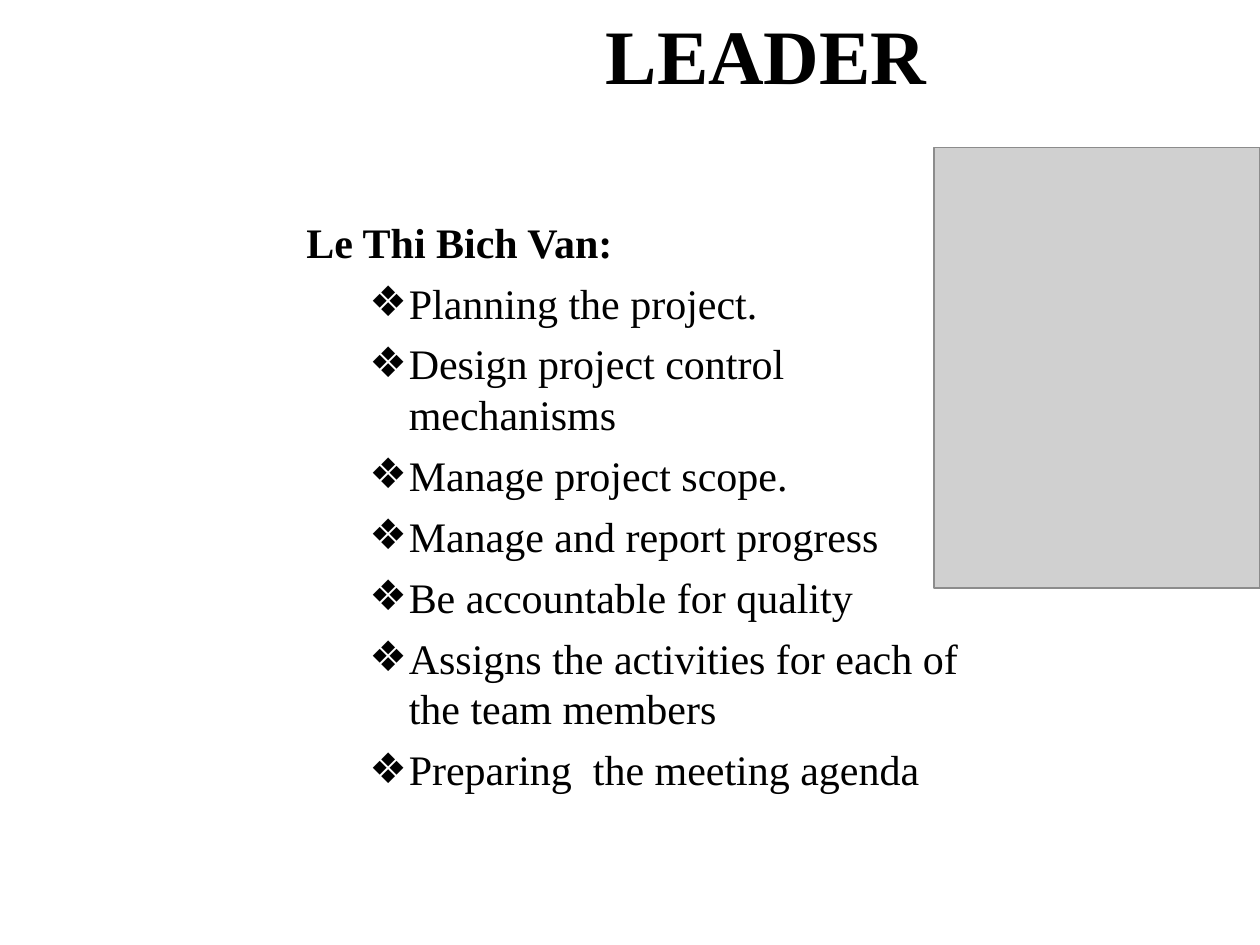
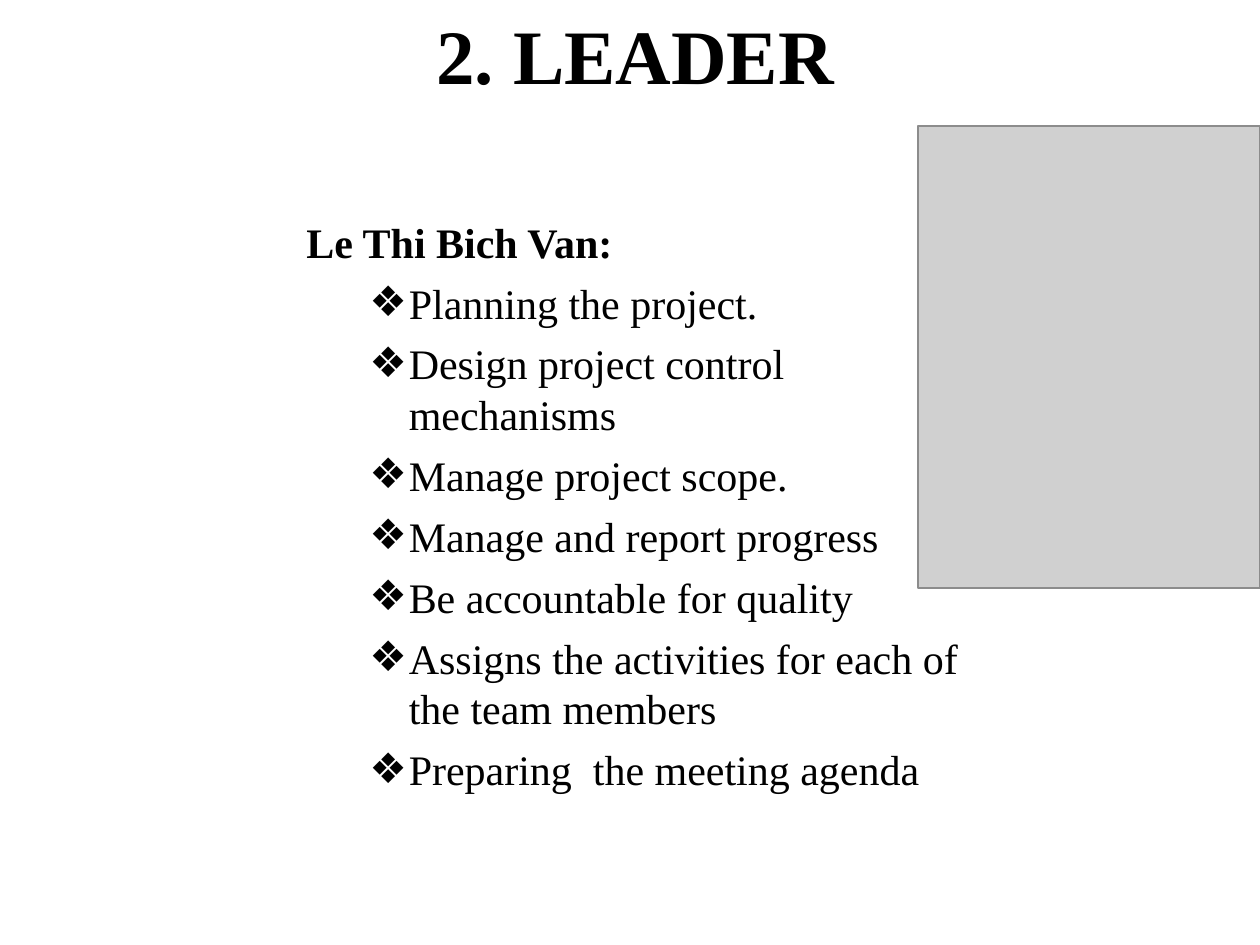
Before and after one commit to T138384/vlu-k15t1-team11, a slide deck: slide 8 of SMA - Software Measurement & Analysis/Asignment-01/K15T1-Team11-Team Assignment1/K15T1-Team11-Team Assignment1.ppt. Drawn at 1260x945 pixels with LibreOffice and Linux fonts; fonts in the diff are those of the drawing; grey boxes stand for pictures; background and template pictures are left out. Boxes give left, top, right and bottom in pixels: in the first picture for what was removed or moved away, otherwise in the second. Text is boxed around its words. In the diff, an @@ line names an element or a change of style, - is before the commit and + after.

```diff
--- a/SMA - Software Measurement & Analysis/Asignment-01/K15T1-Team11-Team Assignment1/K15T1-Team11-Team Assignment1.ppt
+++ b/SMA - Software Measurement & Analysis/Asignment-01/K15T1-Team11-Team Assignment1/K15T1-Team11-Team Assignment1.ppt
@@ title at bbox=[436, 33, 834, 85]: text changed @@
-LEADER
+2. LEADER
@@ picture: place and size @@
-picture at bbox=[934, 147, 1260, 587]
+picture at bbox=[917, 126, 1260, 588]
```
Also in this commit, not shown: 4 other slides changed.
